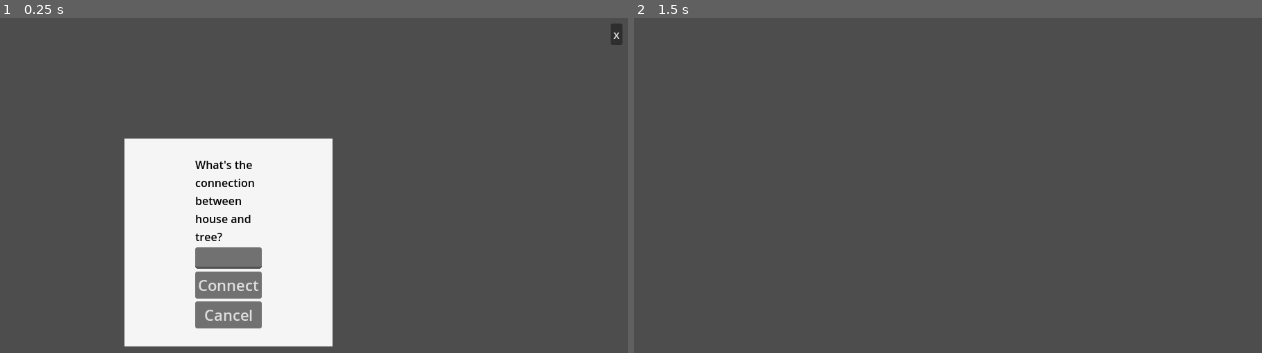
Above: before the commit, frames 1-2 (left to right).
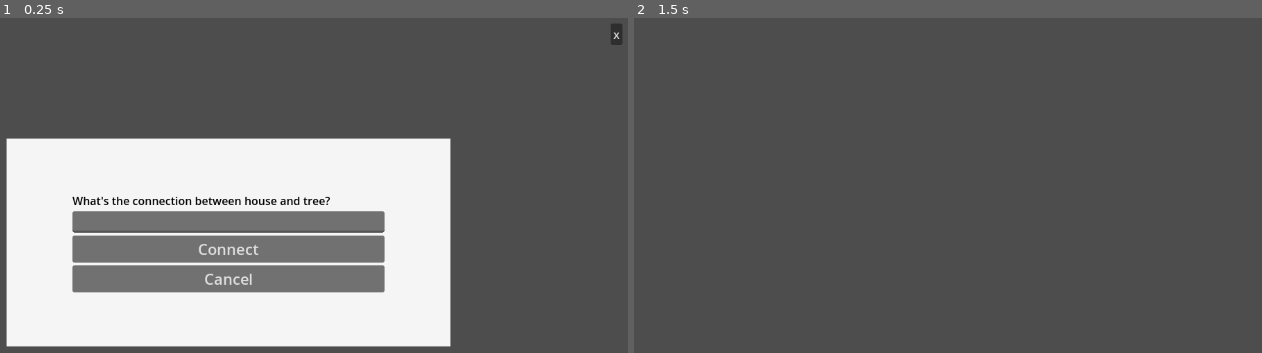
Above: after the commit, the same moments.

Repository: koljapluemer/vocab-city
Game: Godot game, scene res://scenes/prefabs/ConnectInterface.tscn
Two runs of this game, one before a commit and one after it. Both use one fixed random seed, a clock stepped at 60 frames per second and the inputs below. This scene is started directly instead of the project's main scene.
Inputs (mouse positions are in pixels of both pictures, inside the frame that each line leads up to):
- Up to frame 1 (0.25 s): no input
- Up to frame 2 (1.5 s): tap Enter at 0.5 s; move the mouse to (1035, 219) at 0.52 s; click (1035, 219) at 0.6 s; click "Cancel" at 1.25 s

The runs differ from the first frame. In frame 1, 32% of the frame differs, in the area x 0-72%, y 35-99%; in frame 2, nothing differs.

Commit message:
minor improvement

Diff:
--- a/scenes/prefabs/ConnectInterface.tscn
+++ b/scenes/prefabs/ConnectInterface.tscn
@@ -23,9 +23,9 @@
 anchor_top = 0.5
 anchor_right = 0.5
 anchor_bottom = 0.5
-offset_left = -150.0
+offset_left = -320.0
 offset_top = -150.0
-offset_right = 150.0
+offset_right = 320.0
 offset_bottom = 150.0
 grow_horizontal = 2
 grow_vertical = 2
@@ -42,6 +42,7 @@
 
 [node name="VBox" type="VBoxContainer" parent="Panel/Container"]
 material = SubResource("CanvasItemMaterial_dorhj")
+custom_minimum_size = Vector2(450, 0)
 layout_mode = 2
 alignment = 1
 
--- a/scripts/Grid.gd
+++ b/scripts/Grid.gd
@@ -18,6 +18,8 @@
 var targetInput
 
 var timer = 0
+
+var timeGap = 10
 
 func generate_water_grid():
 	# generate 20x20 water tiles (if they are empty)
